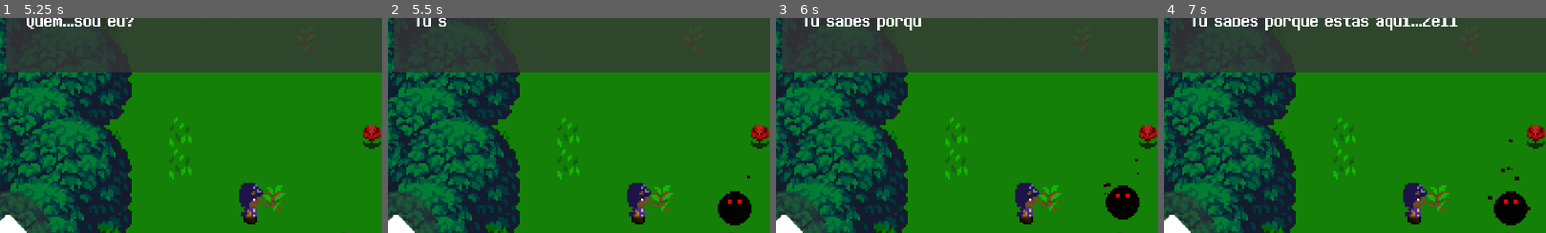
Above: before the commit, frames 1-4 (left to right).
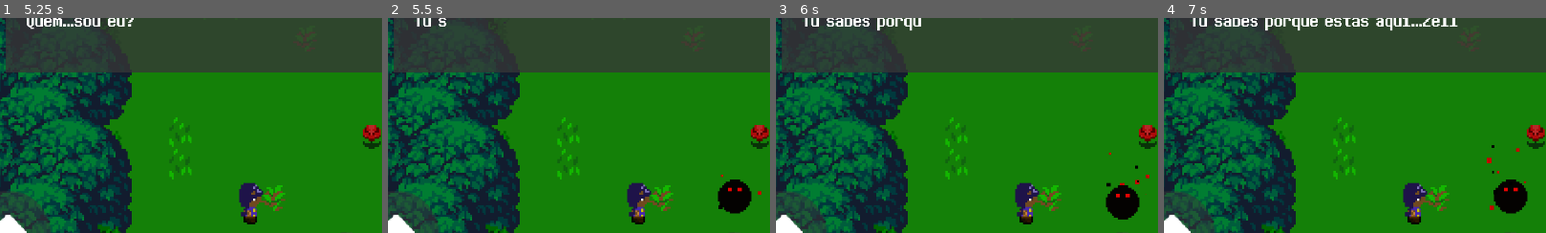
Above: after the commit, the same moments.

Repository: SynT8735/Blackout
Game: Godot game, scene res://Scenes/Menu/Menu.tscn
The game is run twice, just before and just after one commit, with the same random seed, the same clock (stepped at 60 frames per second) and the same inputs.
Inputs (mouse positions are % of the whole screen's width and height, from its top left):
- Up to frame 1 (5.25 s): click "Jogar" at 0.5 s; click (96, 7) at 1.25 s; click "Voltar ao jogo" at 2 s; tap Enter (ui_accept) at 2.75, 3.02, 3.77, 4.25 s; hold D (ui_right) 2.78-3.53 s; hold S (ui_down) 3.53-4.28 s; hold D (ui_right) 4.28-5.03 s; hold W (ui_up) from 5.03 s (still down)
- Up to frame 2 (5.5 s): keep holding W (ui_up); tap Enter (ui_accept) at 5.27 s
- Up to frame 3 (6 s): release W (ui_up) at 5.78 s; hold A (ui_left) from 5.78 s (still down)
- Up to frame 4 (7 s): keep holding A (ui_left); tap Enter (ui_accept) at 6.02, 6.77 s
The pictures show only the part of the screen within x 17-67%, y 8-58%; the shares and areas given below are measured in that part.

Frame 1 is identical in both runs. In frame 2, 1.1% of the frame differs, in the area x 86-98%, y 72-97%; in frame 3, 0.1%; in frame 4, 1.3%, in the area x 84-96%, y 56-97%.

Commit message:
HOLY MOLLY
shadow spirit particles are now better :D

Diff:
--- a/Blackout/Organizado/Scenes/World.tscn
+++ b/Blackout/Organizado/Scenes/World.tscn
@@ -70,7 +70,7 @@
 visible = false
 position = Vector2( 221.603, 246.272 )
 scale = Vector2( 0.5, 0.5 )
-frame = 2
+frame = 0
 
 [node name="Map" parent="." instance=ExtResource( 3 )]
 position = Vector2( 1, -2 )
--- a/Blackout/Organizado/Scenes/ss_cutscene.tscn
+++ b/Blackout/Organizado/Scenes/ss_cutscene.tscn
@@ -23,14 +23,32 @@
 orbit_velocity_random = 0.0
 scale = 5.0
 scale_random = 1.0
-color = Color( 0.156863, 0, 0, 1 )
+color = Color( 0.772549, 0.00784314, 0.00784314, 1 )
+
+[sub_resource type="ParticlesMaterial" id=3]
+emission_shape = 1
+emission_sphere_radius = 24.54
+flag_disable_z = true
+gravity = Vector3( 0, -98, 0 )
+initial_velocity_random = 1.0
+angular_velocity_random = 1.0
+orbit_velocity = 0.0
+orbit_velocity_random = 0.0
+scale = 5.0
+scale_random = 1.0
+color = Color( 0, 0, 0, 1 )
 
 [node name="ss_cutscene" type="AnimatedSprite"]
 z_index = 3
 frames = SubResource( 1 )
 animation = "idle"
+frame = 1
 playing = true
 
 [node name="Particles2D" type="Particles2D" parent="."]
 z_index = -1
 process_material = SubResource( 2 )
+
+[node name="Particles2D2" type="Particles2D" parent="."]
+amount = 4
+process_material = SubResource( 3 )
Not shown: 1 places in Blackout/Organizado/Scenes/ss_cutscene.tscn that only renumber resources
